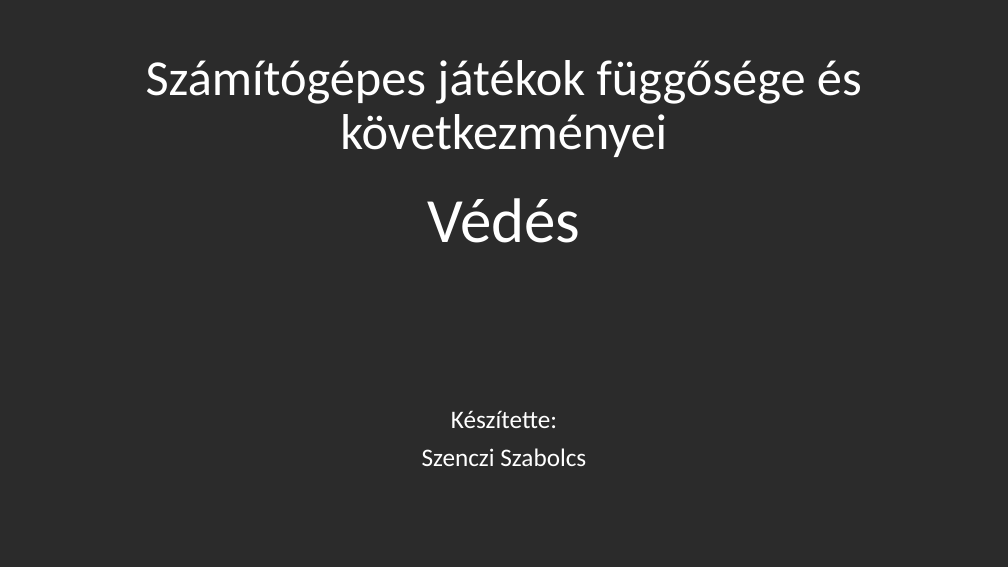
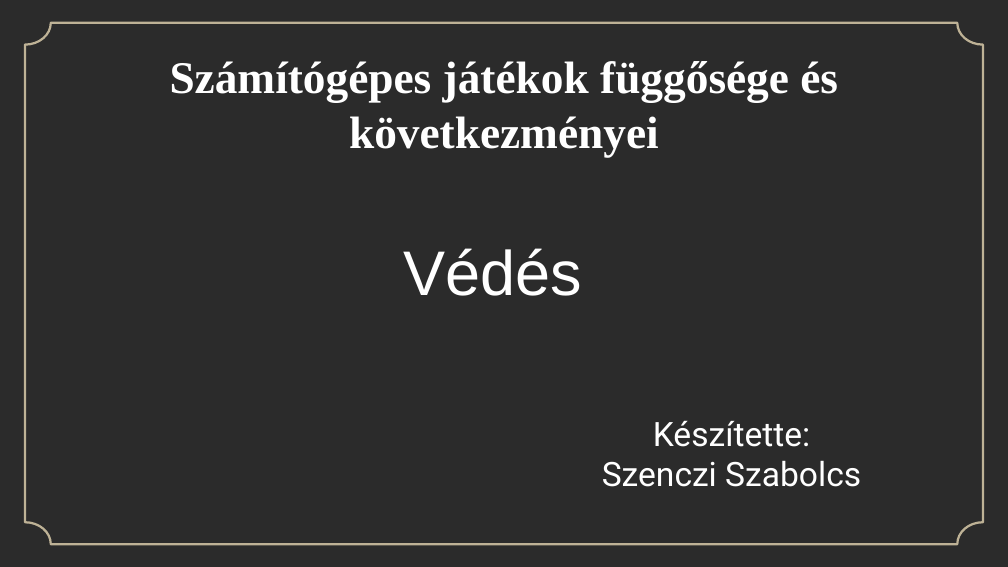
Before and after one commit to PetrooAdam/iktprojekt, a slide deck: slide 1 of Szenczi_Szabolc_Védés.pptx. Drawn at 1008x567 pixels with LibreOffice and Linux fonts; fonts in the diff are those of the drawing; background and template pictures are left out; a plain dark background stands for a picture behind light text. Boxes give left, top, right and bottom in pixels: in the first picture for what was removed or moved away, otherwise in the second. Text is boxed around its words. In the diff, an @@ line names an element or a change of style, - is before the commit and + after.

Commit message:
PPT

```diff
--- a/Szenczi_Szabolc_Védés.pptx
+++ b/Szenczi_Szabolc_Védés.pptx
@@ freeform shape added at [25, 23, 983, 544], outline #BEB296 2.12 pt @@
@@ title "Számítógépes játékok függősége és következményei" at [170, 61, 838, 157]: size 48 to 43.2 pt, font Calibri to Times New Roman, bold on; line spacing 0.9 to 1; vertical alignment bottom to middle @@
@@ text "Védés": place and size @@
-text "Védés" at [427, 198, 580, 243]
+text "Védés" at [403, 248, 582, 296]
@@ text "Védés" at [403, 248, 582, 296]: font Calibri to Arial @@
@@ subtitle "Készítette:": place and size @@
-subtitle "Készítette:" at [422, 410, 586, 466]
+subtitle "Készítette:" at [602, 420, 861, 487]
@@ subtitle "Készítette:" at [602, 420, 861, 487]: size 24 to 32 pt, font Calibri to Roboto; indent changed; line spacing 0.9 to 1; less space between paragraphs @@
```
Also in this commit, not shown: 1 other slide changed, 5 slides added, 1 slide removed.
